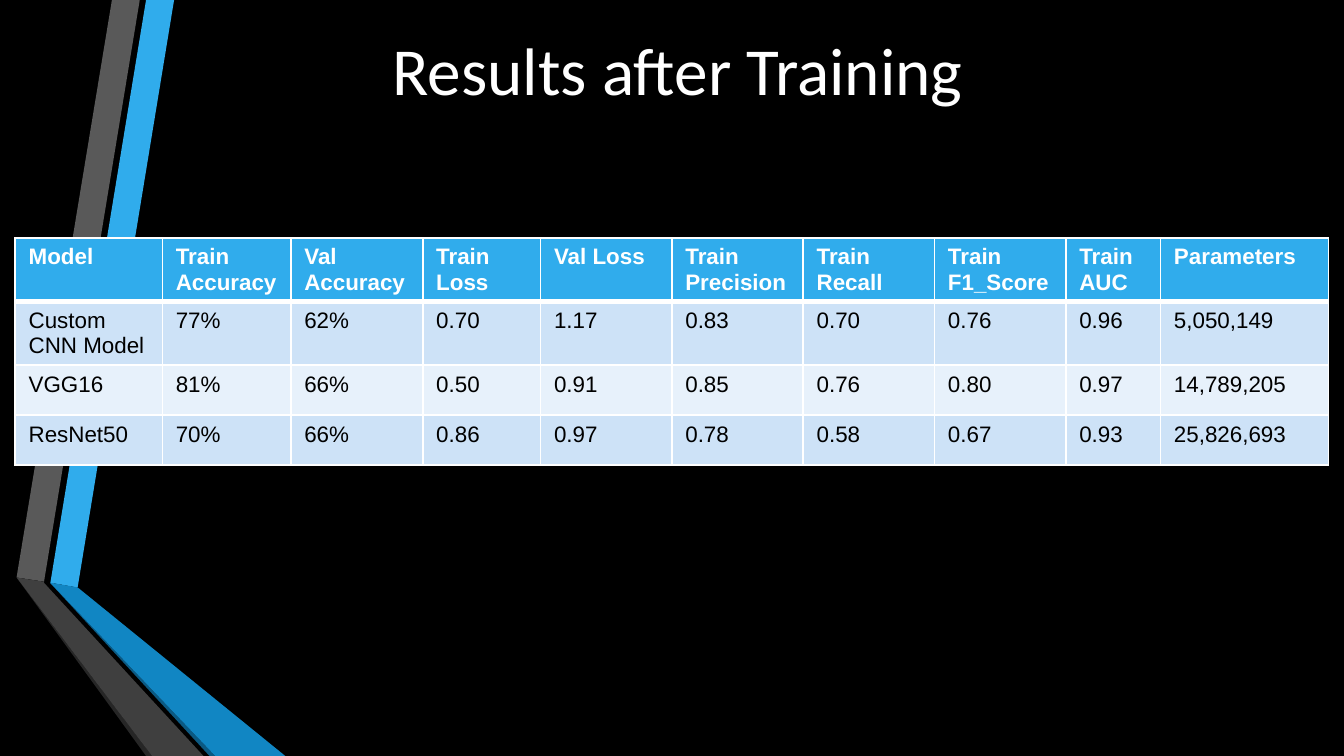
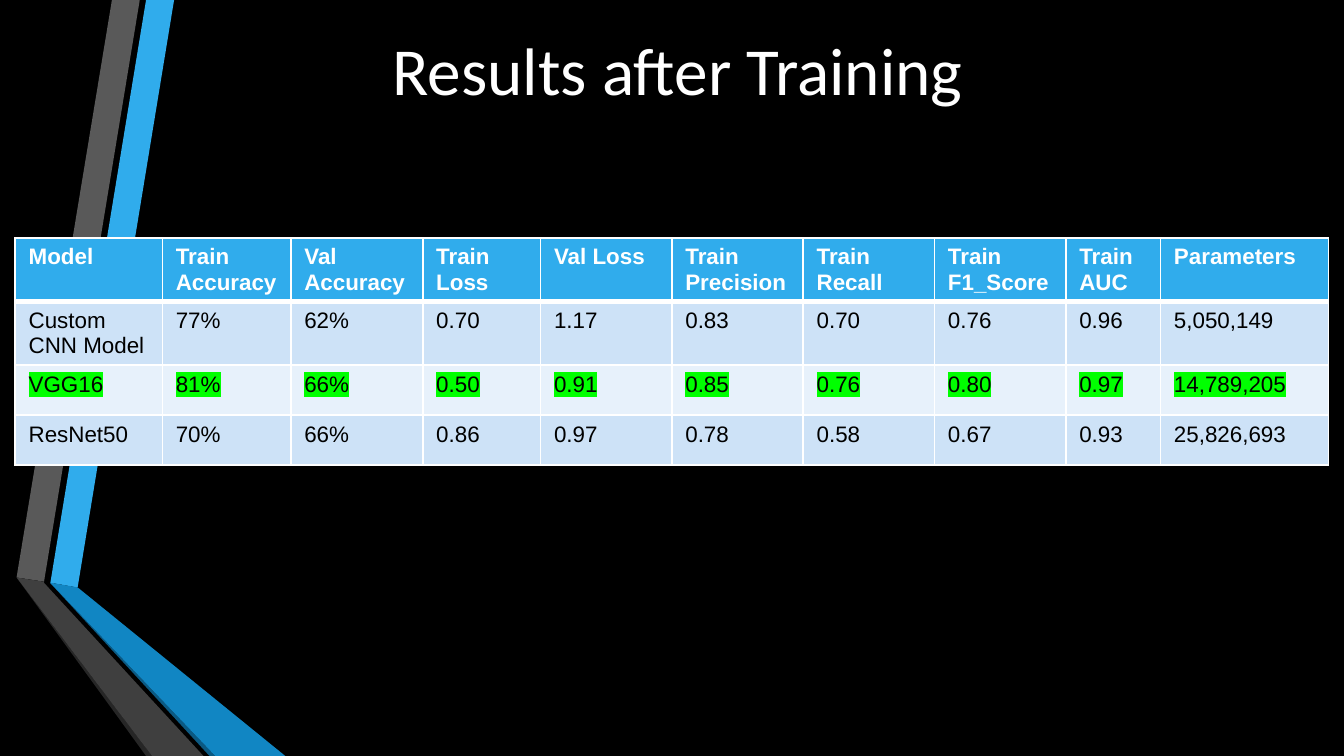
Before and after one commit to Girish-Rajani/Blindess_Detection_Deep_Learning, a slide deck: slide 9 of Blindness Detection Presentation.pptx. Drawn at 1344x756 pixels with LibreOffice and Linux fonts; fonts in the diff are those of the drawing. Boxes give left, top, right and bottom in pixels: in the first picture for what was removed or moved away, otherwise in the second. Text is boxed around its words. In the diff, an @@ line names an element or a change of style, - is before the commit and + after.

```diff
--- a/Blindness Detection Presentation.pptx
+++ b/Blindness Detection Presentation.pptx
@@ table at [15, 238, 1329, 472] @@
@@ highlight none to #00FF00 in "VGG16", "81%", "66%", "0.50" and 6 more places @@
```
Also in this commit, not shown: 1 other slide changed.
